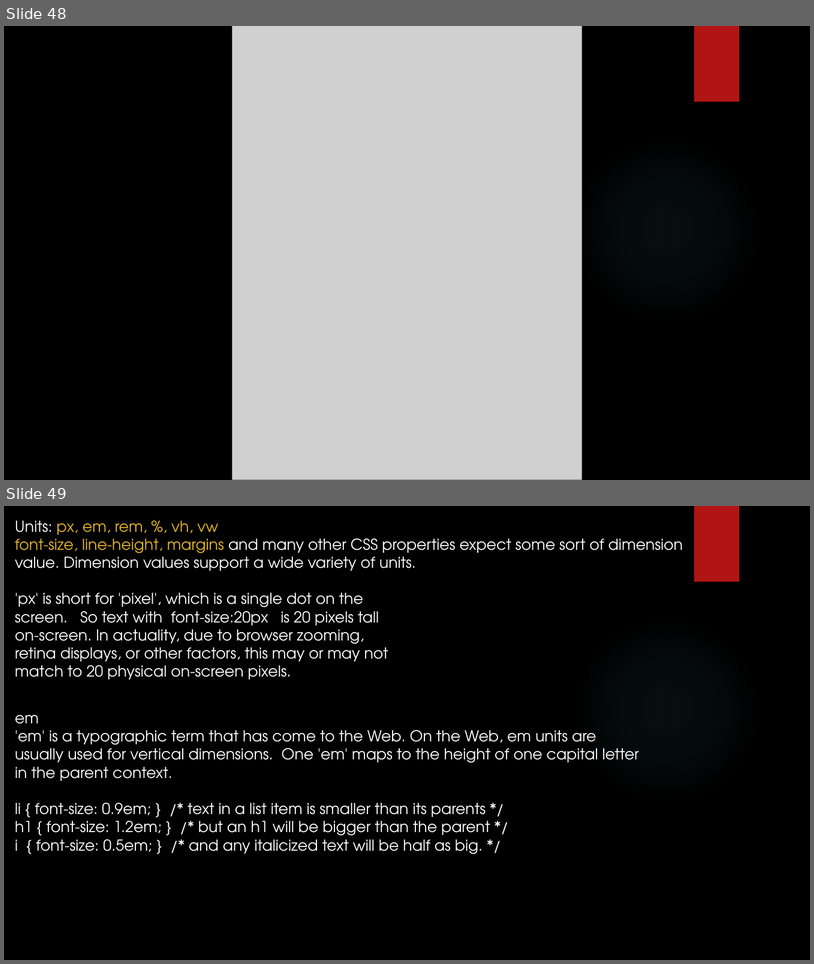
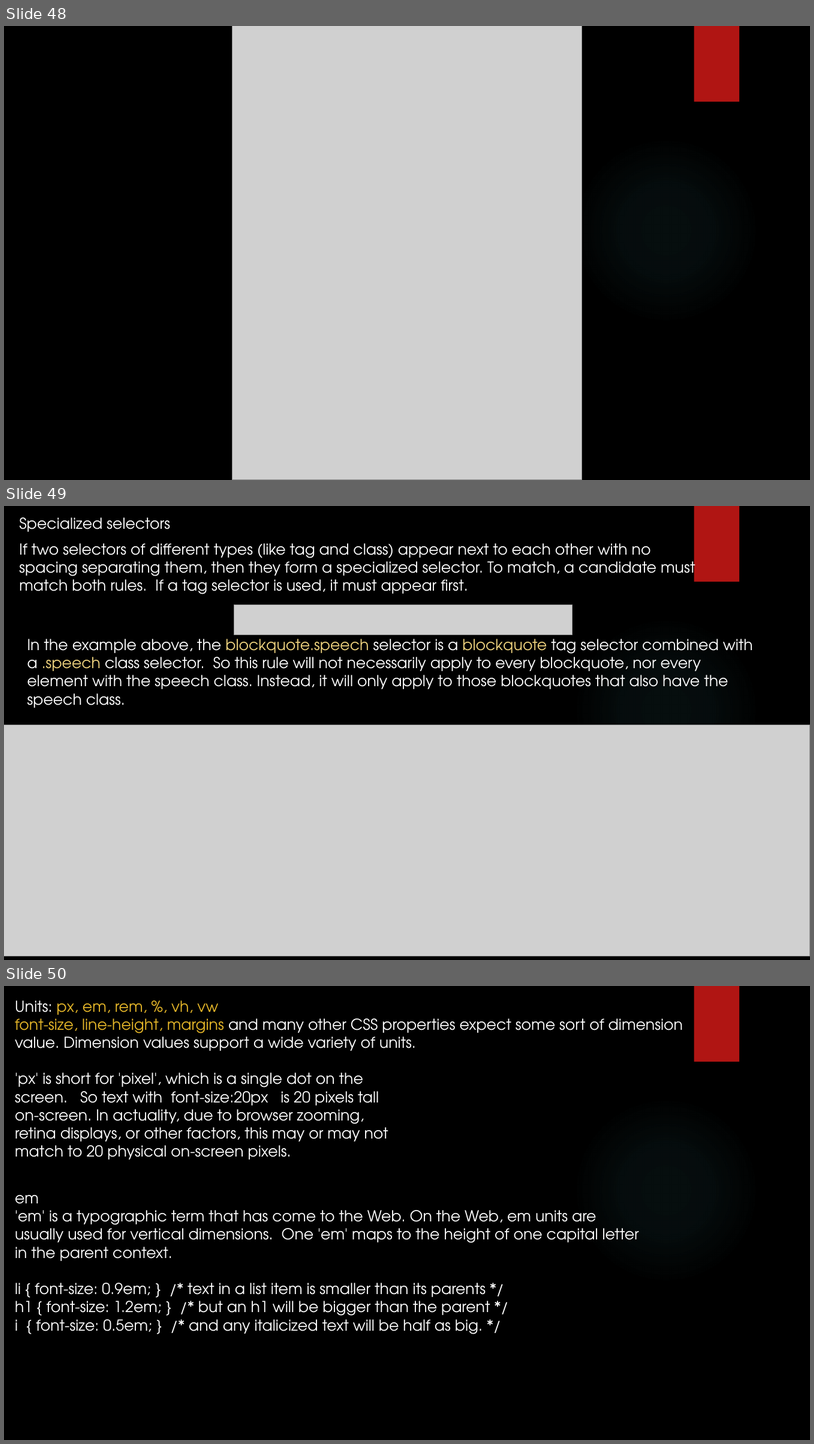
Before and after one commit to yogeshwar1996/HTML5CSS, a slide deck: Fundamentals of HTML and CSS.pptx. Shown one above the other, each under a label of ours: slides 48 and 49 before the commit, slides 48, 49 and 50 after it. The pictures are 814x964 and 814x1444 pixels, drawn with LibreOffice and Linux fonts; fonts in the diff are those of the drawing; grey boxes stand for pictures; background and template pictures are left out. Boxes give left, top, right and bottom in pixels: in the first picture for what was removed or moved away, otherwise in the second. Text is boxed around its words. In the diff, an @@ line names an element or a change of style, - is before the commit and + after.

Commit message:
Specialized selectors

```diff
--- a/Fundamentals of HTML and CSS.pptx
+++ b/Fundamentals of HTML and CSS.pptx
@@ slide 49 added at (4, 506, 810, 960), background picture (left out); not listed: 2 template elements that a slide beside it also shows @@
@@ text added at (19, 517, 170, 532), 18 pt, text #FFFFFF @@
+Specialized selectors
@@ text added at (19, 543, 696, 594), 18 pt, text #FFFFFF @@
+If two selectors of different types (like tag and class) appear next to each other with no spacing separating them, then they form a specialized selector. To match, a candidate must match both rules. If a tag selector is used, it must appear first.
@@ picture added at (234, 604, 573, 635) @@
@@ text added at (27, 634, 753, 708), 18 pt, text #FFFFFF @@
+In the example above, the blockquote.speech selector is a blockquote tag selector combined with a .speech class selector. So this rule will not necessarily apply to every blockquote, nor every element with the speech class. Instead, it will only apply to those blockquotes that also have the speech class.
@@ picture added at (4, 724, 810, 956) @@
@@ what was slide 49 is now slide 50 @@
```
Also in this commit, not shown: 1 other slide added, 1 slide removed.
